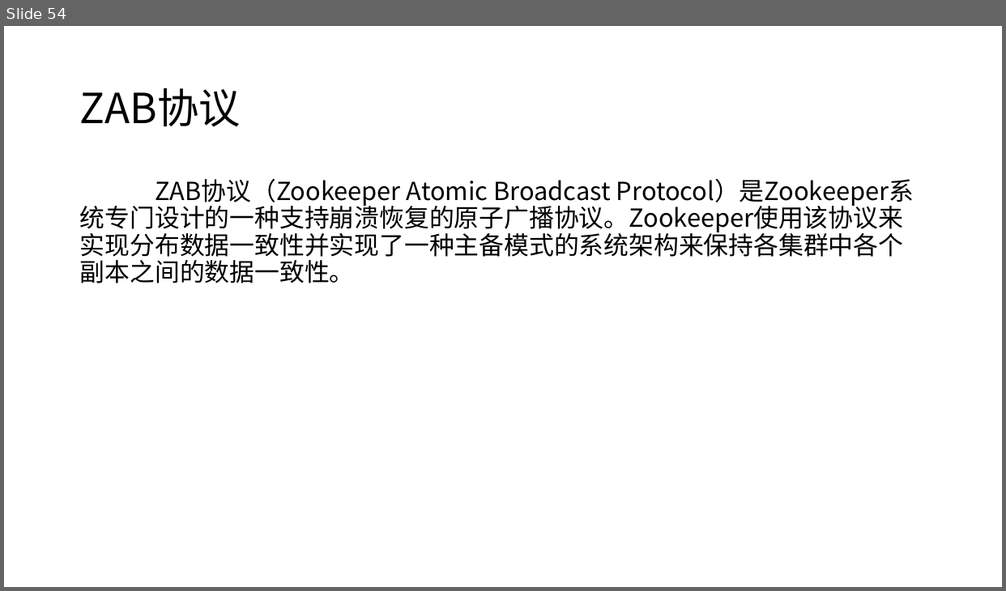
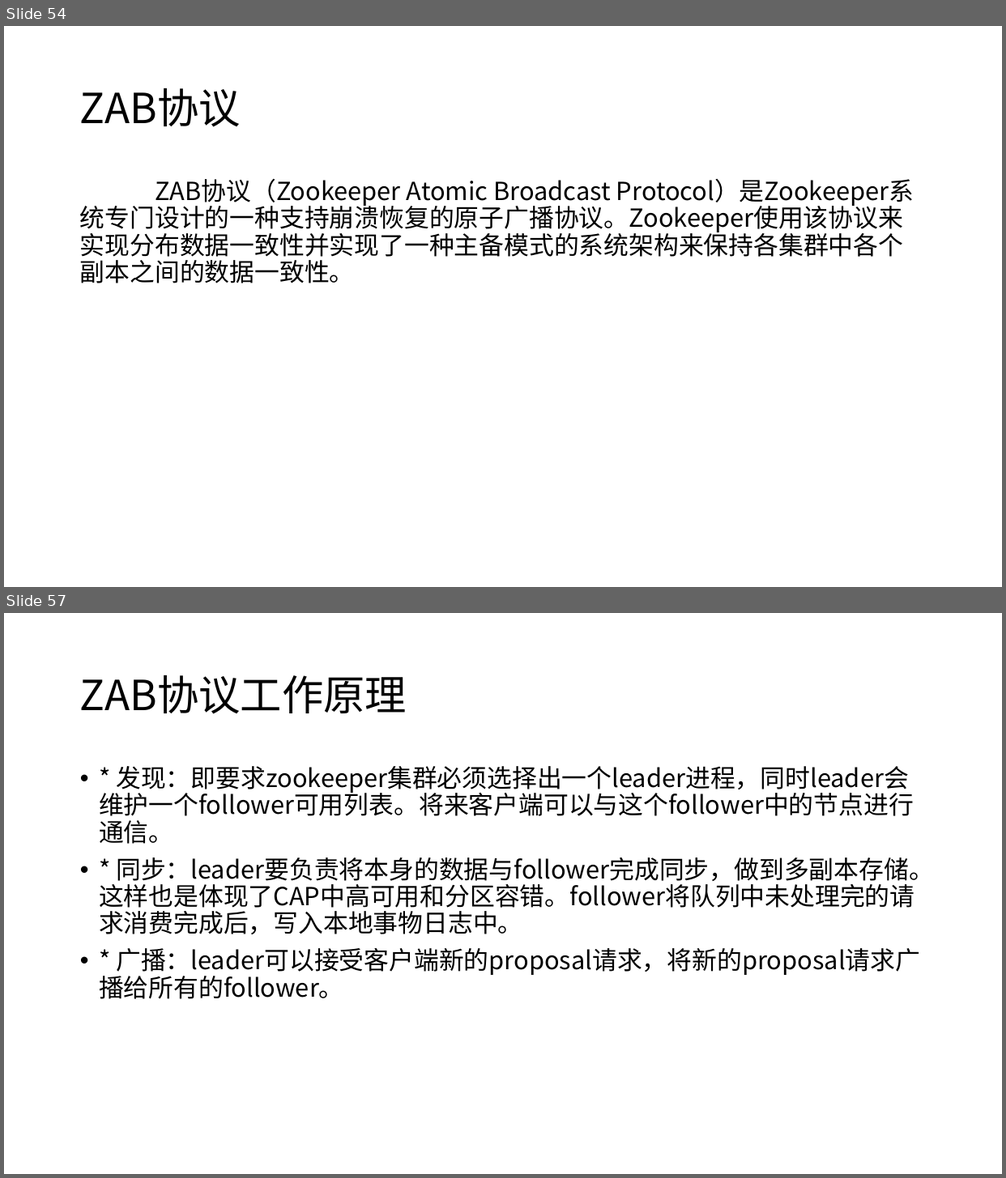
Before and after one commit to moxingwang/zookeeper, a slide deck: zookeeper.pptx. Shown one above the other, each under a label of ours: slide 54 before the commit, slides 54 and 57 after it; the slides between them are not shown. The pictures are 1006x591 and 1006x1178 pixels, drawn with LibreOffice and Linux fonts; fonts in the diff are those of the drawing. Boxes give left, top, right and bottom in pixels: in the first picture for what was removed or moved away, otherwise in the second. Text is boxed around its words. In the diff, an @@ line names an element or a change of style, - is before the commit and + after.

```diff
--- a/zookeeper.pptx
+++ b/zookeeper.pptx
@@ slide 57 added at (4, 613, 1002, 1174), background #FFFFFF @@
@@ title added at (80, 675, 407, 714), 40 pt, text #000000 @@
+ZAB协议工作原理
@@ text added at (99, 766, 934, 999), 24 pt, text #000000 @@
+• * 发现：即要求zookeeper集群必须选择出一个leader进程，同时leader会维护一个follower可用列表。将来客户端可以与这个follower中的节点进行通信。
+• * 同步：leader要负责将本身的数据与follower完成同步，做到多副本存储。这样也是体现了CAP中高可用和分区容错。follower将队列中未处理完的请求消费完成后，写入本地事物日志中。
+• * 广播：leader可以接受客户端新的proposal请求，将新的proposal请求广播给所有的follower。
```
Also in this commit, not shown: 52 other slides added, 5 slides removed.
